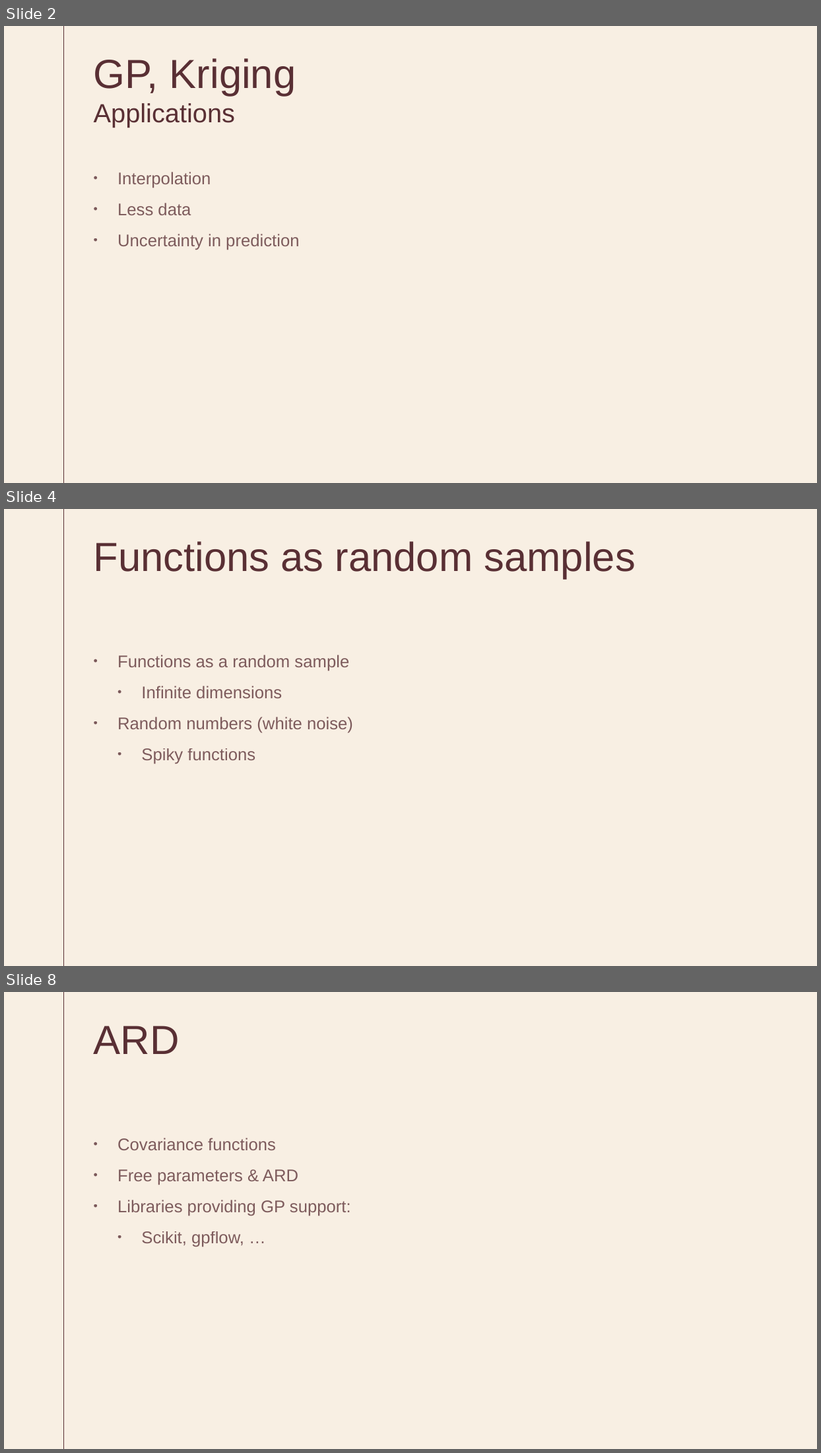
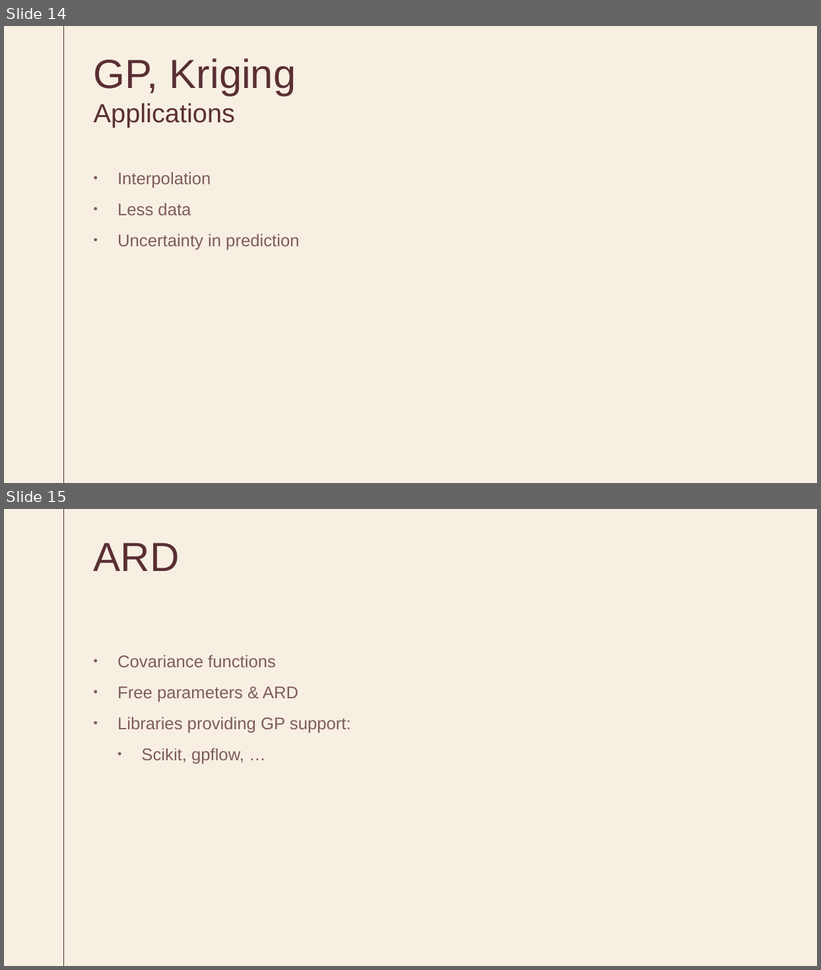
Before and after one commit to SarnathK/gp_tutorial, a slide deck: GP.pptx. Shown one above the other, each under a label of ours: slides 2, 4 and 8 before the commit, slides 14 and 15 after it; the slides between them are not shown. The pictures are 821x1453 and 821x970 pixels, drawn with LibreOffice and Linux fonts; fonts in the diff are those of the drawing. Boxes give left, top, right and bottom in pixels: in the first picture for what was removed or moved away, otherwise in the second. Text is boxed around its words. In the diff, an @@ line names an element or a change of style, - is before the commit and + after.

```diff
--- a/GP.pptx
+++ b/GP.pptx
@@ slide 4 removed at (4, 509, 817, 966), background #F8EFE3; not listed: 1 template element that a slide beside it also shows @@
@@ title removed at (94, 541, 636, 579) @@
-Functions as random samples
@@ text removed at (118, 655, 353, 764) @@
-• Functions as a random sample
-  • Infinite dimensions
-• Random numbers (white noise)
-  • Spiky functions
@@ what was slide 2 is now slide 14 @@
@@ what was slide 8 is now slide 15 @@
```
Also in this commit, not shown: 3 slides changed, 11 slides added, 3 other slides removed, 1 other file.
